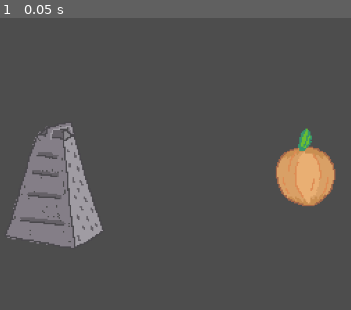
Above: before the commit, frame 1.
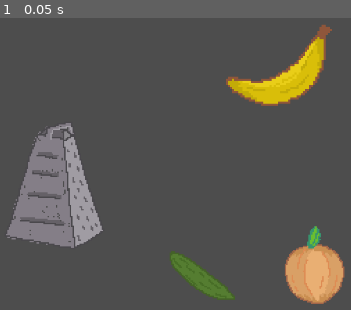
Above: after the commit, the same moment.

Repository: PeaceMonster/EpicWe-Gamejam2024
Game: Godot game, scene res://scenes/main.tscn
The game is run twice, just before and just after one commit, with the same random seed, the same clock (stepped at 60 frames per second) and the same inputs.
Inputs:
- Up to frame 1 (0.05 s): no input

The runs differ from the first frame. In frame 1, 10% of the frame differs, in the area x 48-99%, y 2-98%.

Commit message:
Grate Work

Diff:
--- /dev/null
+++ b/scenes/Fruit/banana.tscn
@@ -0,0 +1,27 @@
+[gd_scene load_steps=4 format=3 uid="uid://c1k5qd1ap6o6o"]
+
+[ext_resource type="Texture2D" uid="uid://bfj75wec3u24w" path="res://Assets/banana.png" id="1_gumvy"]
+[ext_resource type="PackedScene" uid="uid://fs8ocydrch60" path="res://scenes/Grabable/grabcomponent.tscn" id="2_o0kll"]
+[ext_resource type="PackedScene" uid="uid://dfeuomg6mlqm6" path="res://scenes/GrateComponent/gratecomponent.tscn" id="3_rxbgv"]
+
+[node name="Banana" type="Node2D"]
+texture_filter = 1
+scale = Vector2(3, 3)
+
+[node name="Sprite2D" type="Sprite2D" parent="."]
+texture = ExtResource("1_gumvy")
+
+[node name="grabcomponent" parent="." node_paths=PackedStringArray("parent") instance=ExtResource("2_o0kll")]
+parent = NodePath("..")
+
+[node name="CollisionPolygon2D2" type="CollisionPolygon2D" parent="grabcomponent"]
+polygon = PackedVector2Array(17, -22, 8, -10.7, 8, -9, -5, 0, -26.3, 0, -27.4, 2.5, -22, 7.8, -22, 9.5, -12, 12.4, -12, 14.3, -1.8, 13, 3.7, 13, 14.7, 5, 16.5, 5, 19.5, -6, 21, -6, 21, -22)
+
+[node name="gratecomponent" parent="." node_paths=PackedStringArray("parent") instance=ExtResource("3_rxbgv")]
+monitorable = false
+parent = NodePath("..")
+grate_hardness = 100.0
+particle_color = Color(0.913725, 0.807843, 0.0941176, 1)
+
+[node name="CollisionPolygon2D3" type="CollisionPolygon2D" parent="gratecomponent"]
+polygon = PackedVector2Array(17, -22, 8, -10.7, 8, -9, -5, 0, -26.3, 0, -27.4, 2.5, -22, 7.8, -22, 9.5, -12, 12.4, -12, 14.3, -1.8, 13, 3.7, 13, 14.7, 5, 16.5, 5, 19.5, -6, 21, -6, 21, -22)
--- /dev/null
+++ b/scenes/Fruit/cucumber.tscn
@@ -0,0 +1,26 @@
+[gd_scene load_steps=4 format=3 uid="uid://cj8j80gyotjr4"]
+
+[ext_resource type="PackedScene" uid="uid://fs8ocydrch60" path="res://scenes/Grabable/grabcomponent.tscn" id="1_3an6i"]
+[ext_resource type="PackedScene" uid="uid://dfeuomg6mlqm6" path="res://scenes/GrateComponent/gratecomponent.tscn" id="2_4pcj3"]
+[ext_resource type="Texture2D" uid="uid://c67v7vtsv5635" path="res://Assets/cucumber.png" id="3_b76c5"]
+
+[node name="Cucumber" type="Node2D"]
+texture_filter = 1
+scale = Vector2(2, 2)
+
+[node name="grabcomponent" parent="." node_paths=PackedStringArray("parent") instance=ExtResource("1_3an6i")]
+parent = NodePath("..")
+
+[node name="CollisionPolygon2D" type="CollisionPolygon2D" parent="grabcomponent"]
+polygon = PackedVector2Array(-24, -21.1, -24, -12.3, -11, 2.7, -11, 4.2, 9.5, 15, 22.3, 15, 23.4, 12.5, 18, 7.1, 18, 5, -4, -11.1, -4, -12.3)
+
+[node name="gratecomponent" parent="." node_paths=PackedStringArray("parent") instance=ExtResource("2_4pcj3")]
+parent = NodePath("..")
+health = 100
+particle_color = Color(0.472267, 0.7, 0.273, 1)
+
+[node name="CollisionPolygon2D2" type="CollisionPolygon2D" parent="gratecomponent"]
+polygon = PackedVector2Array(-24, -21.1, -24, -12.3, -11, 2.7, -11, 4.2, 9.5, 15, 22.3, 15, 23.4, 12.5, 18, 7.1, 18, 5, -4, -11.1, -4, -12.3)
+
+[node name="Sprite2D" type="Sprite2D" parent="."]
+texture = ExtResource("3_b76c5")
--- a/scenes/Grabable/grabcomponent.tscn
+++ b/scenes/Grabable/grabcomponent.tscn
@@ -3,4 +3,5 @@
 [ext_resource type="Script" path="res://grabcomponent.gd" id="1_tir7m"]
 
 [node name="grabcomponent" type="Area2D"]
+monitorable = false
 script = ExtResource("1_tir7m")
--- a/scenes/Grabable/onion.tscn
+++ b/scenes/Grabable/onion.tscn
@@ -12,7 +12,6 @@
 texture = ExtResource("1_0ify4")
 
 [node name="grabcomponent" parent="." node_paths=PackedStringArray("parent") instance=ExtResource("2_7bt1m")]
-monitorable = false
 parent = NodePath("..")
 
 [node name="CollisionPolygon2D" type="CollisionPolygon2D" parent="grabcomponent"]
@@ -21,8 +20,6 @@
 polygon = PackedVector2Array(0.5, -31.4, -2, -30.3, -2, -28.5, -5, -20.4, -5, -18.3, -13.5, -14, -16.4, -14, -18.4, -9, …(185 unchanged characters)…
 
 [node name="gratecomponent" parent="." node_paths=PackedStringArray("parent") instance=ExtResource("3_cfy6s")]
-collision_layer = 2
-collision_mask = 2
 monitorable = false
 parent = NodePath("..")
 grate_hardness = 20.0
--- a/scenes/GrateComponent/gratecomponent.gd
+++ b/scenes/GrateComponent/gratecomponent.gd
@@ -15,9 +15,9 @@
 func _ready() -> void:
 	particles.color = particle_color
 
-func grate():
-	if rng.randf() < (1.0 / grate_hardness):
-		health -= 1
+func grate(delta: float):
+	if rng.randf() < (1 / grate_hardness):
+		health -= delta
 		particles.emitting = true
 
 	if health <= 0:
@@ -35,4 +35,4 @@
 
 func _process(delta: float) -> void:
 	if grating:
-		grate()
+		grate(delta)
--- a/scenes/GrateComponent/gratecomponent.tscn
+++ b/scenes/GrateComponent/gratecomponent.tscn
@@ -4,6 +4,8 @@
 [ext_resource type="Texture2D" uid="uid://yrcgjsq4eiv" path="res://Assets/chunk.png" id="2_eupy6"]
 
 [node name="gratecomponent" type="Area2D"]
+collision_layer = 2
+collision_mask = 2
 script = ExtResource("1_yf6ho")
 
 [node name="CPUParticles2D" type="CPUParticles2D" parent="."]
@@ -12,7 +14,7 @@
 one_shot = true
 texture = ExtResource("2_eupy6")
 emission_shape = 1
-emission_sphere_radius = 47.3
+emission_sphere_radius = 20.0
 
 [connection signal="area_entered" from="." to="." method="_on_area_entered"]
 [connection signal="area_exited" from="." to="." method="_on_area_exited"]
--- a/scenes/main.tscn
+++ b/scenes/main.tscn
@@ -1,12 +1,20 @@
-[gd_scene load_steps=3 format=3 uid="uid://lduf66oqur7l"]
+[gd_scene load_steps=5 format=3 uid="uid://lduf66oqur7l"]
 
 [ext_resource type="PackedScene" uid="uid://ch0ukib0edke5" path="res://scenes/grater.tscn" id="1_sicte"]
 [ext_resource type="PackedScene" uid="uid://cuc5i8tvyxpg1" path="res://scenes/Grabable/onion.tscn" id="2_0khw6"]
+[ext_resource type="PackedScene" uid="uid://cj8j80gyotjr4" path="res://scenes/Fruit/cucumber.tscn" id="3_lqxpi"]
+[ext_resource type="PackedScene" uid="uid://c1k5qd1ap6o6o" path="res://scenes/Fruit/banana.tscn" id="3_taqu3"]
 
 [node name="Main" type="Node2D"]
 
 [node name="Onion" parent="." instance=ExtResource("2_0khw6")]
-position = Vector2(888, 327)
+position = Vector2(901, 468)
+
+[node name="Banana" parent="." instance=ExtResource("3_taqu3")]
+position = Vector2(855, 190)
+
+[node name="Cucumber" parent="." instance=ExtResource("3_lqxpi")]
+position = Vector2(741, 482)
 
 [node name="Grater" parent="." instance=ExtResource("1_sicte")]
 position = Vector2(539, 337)
Not shown, added: Assets/meat.png.import
